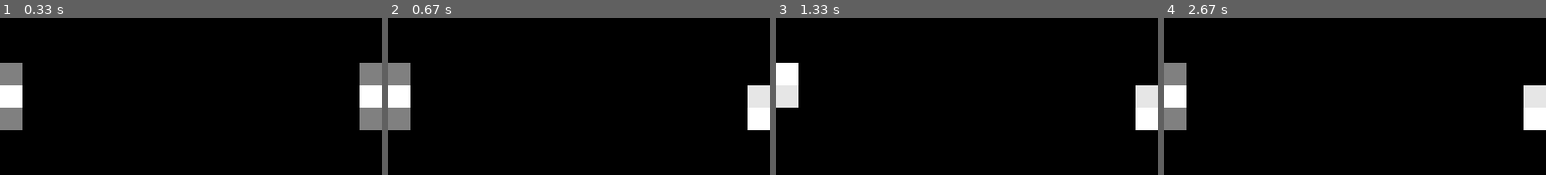
Above: before the commit, frames 1-4 (left to right).
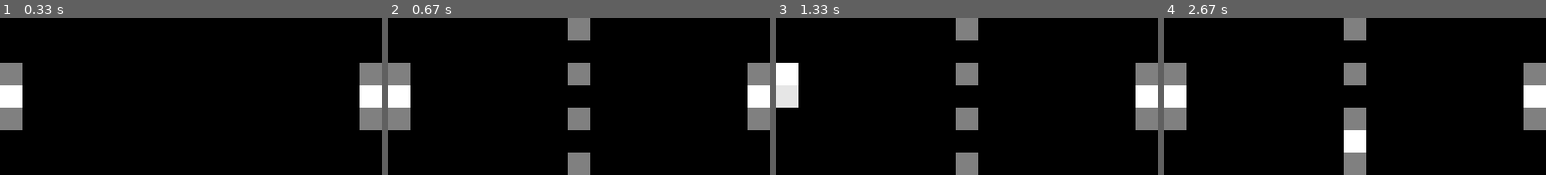
Above: after the commit, the same moments.

Repository: gbenson/pico-devkit
Game: pygame game, started from src/target/pong.py
Same seed, same stepped clock (60 frames per second), same inputs: the game is played once before the commit and once after it.
Inputs:
- Up to frame 1 (0.33 s): no input
- Up to frame 2 (0.67 s): tap Y at 0.33 s
- Up to frame 3 (1.33 s): tap A at 0.67 s
- Up to frame 4 (2.67 s): tap B at 2 s

Frame 1 is identical in both runs. In frame 2, 5.9% of the frame differs, in the area x 47-100%, y 0-100%; in frame 3, 5.9%; in frame 4, 6.7%.

Commit message:
Countdown

Diff:
--- a/src/target/engine.py
+++ b/src/target/engine.py
@@ -93,9 +93,14 @@
 
 class Buttons:
     def __init__(self, provider, **buttons):
+        self._all = []
         for attr, code in buttons.items():
             button = Button(provider, code)
             setattr(self, attr, button)
+            self._all.append(button)
+
+    def __iter__(self):
+        return iter(self._all)
 
 
 class Button:
--- a/src/target/pong.py
+++ b/src/target/pong.py
@@ -1,4 +1,12 @@
 from engine import FPSRunner, PicoScroll
+
+
+INSERT_COIN = object()
+COUNTDOWN = object()
+RUNNING = object()
+
+ANY_BUTTON_DOWN = object()
+ALL_BUTTONS_UP = object()
 
 
 class Game(FPSRunner):
@@ -13,14 +21,55 @@
             Player(buttons.A, buttons.B, 0),
             Player(buttons.X, buttons.Y, 16),
         ]
+        self.ball = Ball()
+
+        self.reset()
+
+    def reset(self):
+        self.state = INSERT_COIN
+        self.draw_ball = False
+        self.draw_field = False
+        self.wait_for_button_press()
+
+    def wait_for_button_press(self):
+        self._awaiting_interaction = ANY_BUTTON_DOWN
+        self._draw()
 
     def tick(self, delta_t):
         self._update(delta_t)
+        if self._awaiting_interaction:
+            return
         self._draw()
 
     def _update(self, delta_t):
+        if self._awaiting_interaction is ANY_BUTTON_DOWN:
+            if not any(b.is_pressed() for b in self.buttons):
+                return
+            self._awaiting_interaction = ALL_BUTTONS_UP
+            return
+
+        if self._awaiting_interaction is ALL_BUTTONS_UP:
+            if any(b.is_pressed() for b in self.buttons):
+                return
+            self._awaiting_interaction = None
+            self.draw_field = True
+            self.countdown = 2
+            self.state = COUNTDOWN
+            return
+
         for p in self.players:
             p.update(delta_t)
+
+        if self.state is COUNTDOWN:
+            self.countdown -= delta_t
+            if self.countdown > 0:
+                return
+            self.ball.reset()
+            self.draw_ball = True
+            self.state = RUNNING
+            return
+
+        self.ball.update(delta_t, self.players)
 
     def _draw(self):
         d = self.display
@@ -29,6 +78,11 @@
         try:
             for p in self.players:
                 p.draw(set_pixel)
+            if self.draw_ball:
+                self.ball.draw(set_pixel)
+            if self.draw_field:
+                for y in (0, 2, 4, 6):
+                    set_pixel(8, y, 128)
         finally:
             d.show()
 
@@ -74,6 +128,21 @@
             set_pixel(x, y2, v2)
 
 
+class Ball:
+    def __init__(self):
+        self.reset()
+
+    def reset(self):
+        self.x = 8
+        self.y = 5  # XXX randomize
+
+    def update(self, delta_t, players):
+        pass
+
+    def draw(self, set_pixel):
+        set_pixel(int(self.x), int(self.y), 255)
+
+
 def main(*args, **kwargs):
     Game(*args, **kwargs).run()
 
